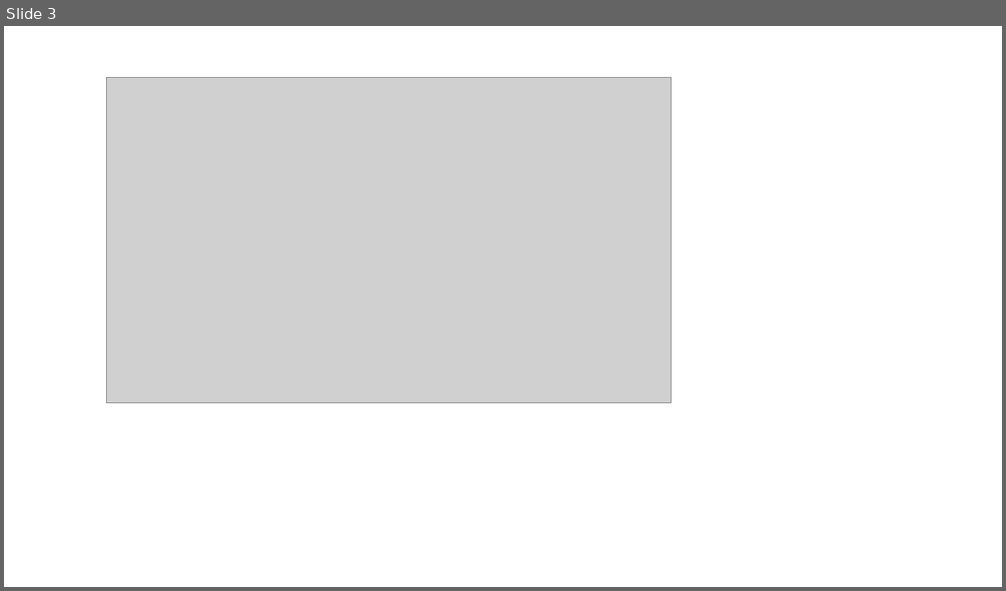
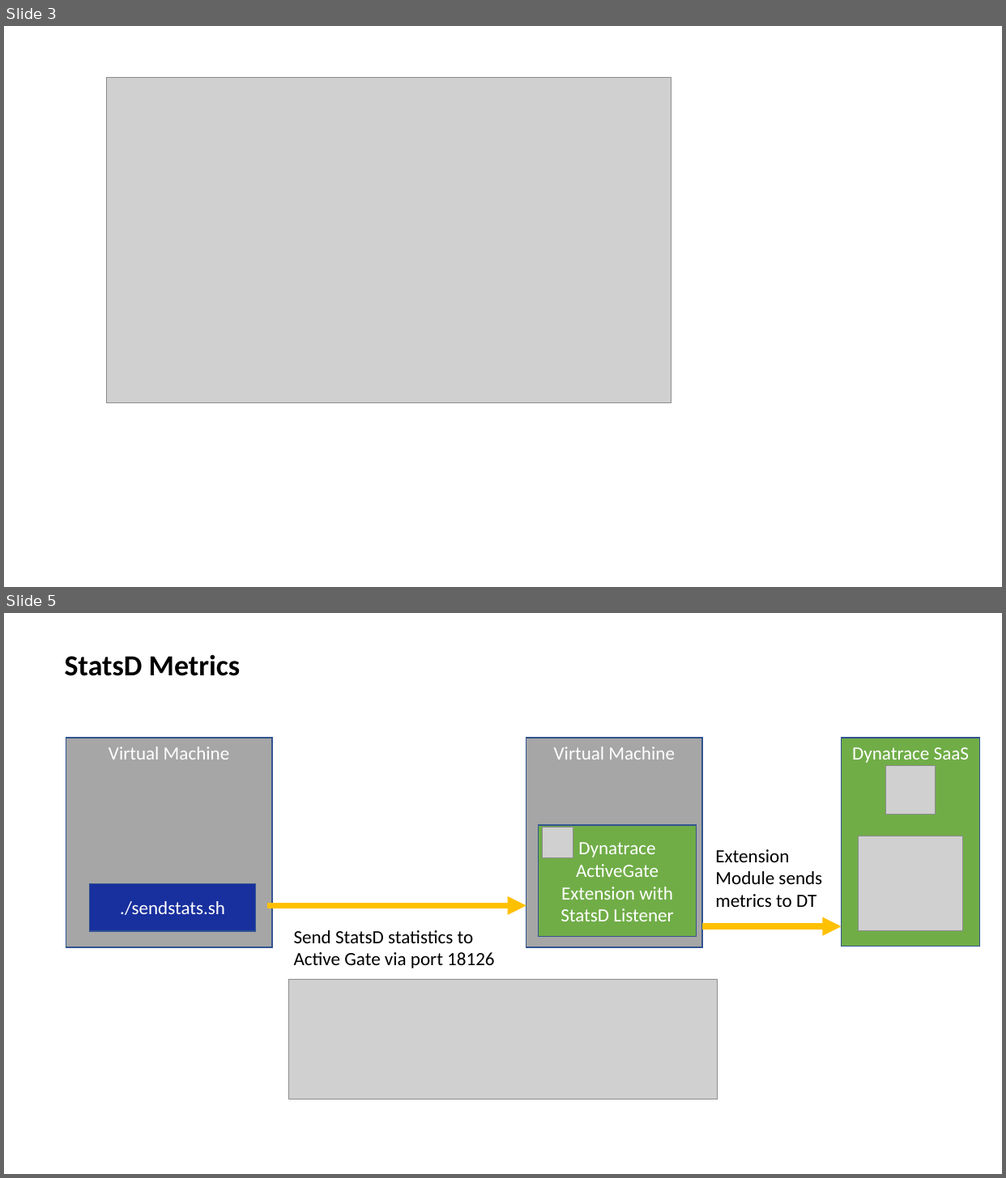
Before and after one commit to dt-demos/dt-metric-and-log-ingest, a slide deck: images/images.pptx. Shown one above the other, each under a label of ours: slide 3 before the commit, slides 3 and 5 after it; the slides between them are not shown. The pictures are 1006x591 and 1006x1178 pixels, drawn with LibreOffice and Linux fonts; fonts in the diff are those of the drawing; grey boxes stand for pictures. Boxes give left, top, right and bottom in pixels: in the first picture for what was removed or moved away, otherwise in the second. Text is boxed around its words. In the diff, an @@ line names an element or a change of style, - is before the commit and + after.

```diff
--- a/images/images.pptx
+++ b/images/images.pptx
@@ slide 5 added at [4, 613, 1002, 1174], background #FFFFFF @@
@@ text added at [65, 654, 241, 676], 28 pt, text #000000, bold @@
+StatsD Metrics
@@ rectangle added at [66, 738, 272, 948], fill #A6A6A6, outline #325491 1 pt, 18 pt, text #FFFFFF @@
+Virtual Machine
@@ rectangle added at [526, 738, 702, 948], fill #A6A6A6, outline #325491 1 pt, 18 pt, text #FFFFFF @@
+Virtual Machine
@@ rectangle added at [842, 738, 981, 947], fill #70AD47, outline #325491 1 pt, 18 pt, text #FFFFFF @@
+Dynatrace SaaS
@@ picture added at [887, 766, 936, 815] @@
@@ rectangle added at [539, 825, 697, 937], fill #70AD47, outline #325491 1 pt, 18 pt, text #FFFFFF @@
+Dynatrace ActiveGate Extension with StatsD Listener
@@ picture added at [543, 827, 573, 858] @@
@@ text added at [715, 850, 822, 907], 18 pt, text #000000 @@
+Extension Module sends metrics to DT
@@ picture added at [859, 837, 963, 931] @@
@@ rectangle added at [90, 884, 256, 932], fill #182F9E, outline #325491 1 pt, 18 pt, text #FFFFFF @@
+./sendstats.sh
@@ arrow added from (267, 905) to (526, 905), #FFC000 6 pt @@
@@ arrow added from (702, 926) to (842, 926), #FFC000 6 pt @@
@@ text added at [294, 931, 494, 969], 18 pt, text #000000 @@
+Send StatsD statistics to Active Gate via port 18126
@@ picture added at [288, 980, 717, 1099] @@
```
Also in this commit, not shown: 5 other slides added, 15 other files.
